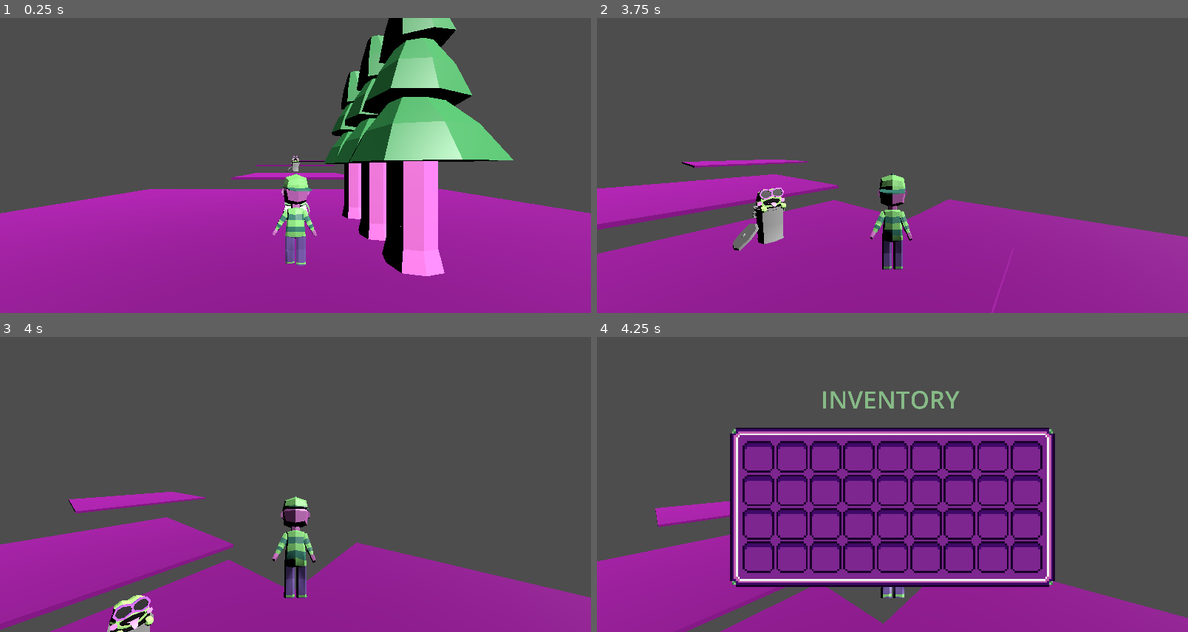
Above: before the commit, frames 1-4 (two rows, left to right).
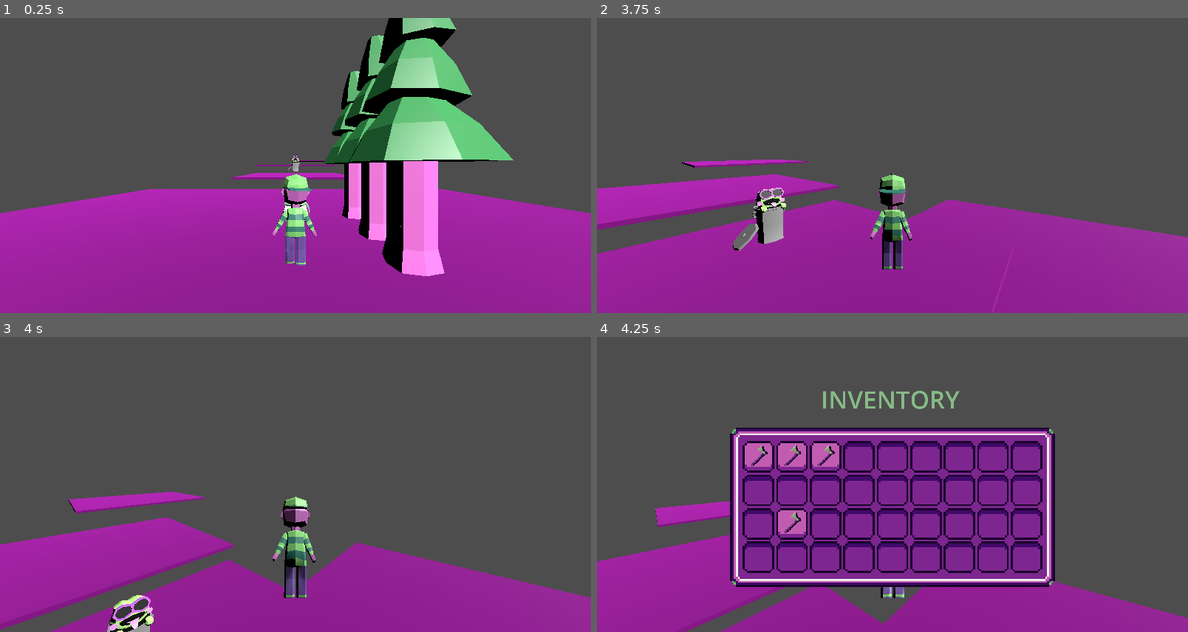
Above: after the commit, the same moments.

Repository: b4k4kozmo/KatsuBoy3D
Game: Godot game, scene res://Main.tscn
The game is run twice, just before and just after one commit, with the same random seed, the same clock (stepped at 60 frames per second) and the same inputs.
Inputs (mouse positions are in pixels of both pictures, inside the frame that each line leads up to):
- Up to frame 1 (0.25 s): no input
- Up to frame 2 (3.75 s): tap Enter (attack) at 0.5, 1.35 s; move the mouse to (922, 165) at 0.52 s; hold W (move_forward) from 0.53 s (still down); right-click (922, 165) at 0.6 s; tap Space (jump) at 0.77, 1.52, 3.02 s; move the mouse to (862, 165) at 1.27 s; move the mouse to (904, 159) at 2.02 s; tap E (interact) at 2.1 s; move the mouse to (886, 171) at 2.77 s; tap Shift (run) at 2.85 s; move the mouse to (933, 168) at 3.52 s; hold = (zoom_in) from 3.53 s (still down)
- Up to frame 3 (4 s): keep holding W (move_forward); keep holding = (zoom_in); tap Space (jump) at 3.77 s
- Up to frame 4 (4.25 s): keep holding W (move_forward); keep holding = (zoom_in); tap I (toggle_inventory) at 4.15 s

Frames 1-3 are identical in both runs. In frame 4, 1.4% of the frame differs, in the area x 25-41%, y 36-67%.

Commit message:
added features
inventory system set up inventory items universal to player and ui and anything that inherits the inventory. Inventory also shows items in inventory menus

Diff:
--- /dev/null
+++ b/Collectable.gd
@@ -0,0 +1,4 @@
+extends Area3D
+
+func collect():
+	$"..".queue_free()
--- /dev/null
+++ b/Collectable.tscn
@@ -0,0 +1,18 @@
+[gd_scene load_steps=3 format=3 uid="uid://c1col67s1uiet"]
+
+[ext_resource type="Script" path="res://Collectable.gd" id="1_5uinw"]
+
+[sub_resource type="SphereShape3D" id="SphereShape3D_csetv"]
+resource_local_to_scene = true
+
+[node name="Collectable" type="Node3D"]
+
+[node name="Area3D" type="Area3D" parent="." groups=["collectable"]]
+collision_layer = 32
+collision_mask = 0
+script = ExtResource("1_5uinw")
+
+[node name="CollisionShape3D" type="CollisionShape3D" parent="Area3D"]
+shape = SubResource("SphereShape3D_csetv")
+
+[node name="MeshInstance3D" type="MeshInstance3D" parent="Area3D"]
--- /dev/null
+++ b/Inventory/Inventory.gd
@@ -0,0 +1,5 @@
+extends Resource
+
+class_name Inventory
+
+@export var items: Array[InventoryItem]
--- /dev/null
+++ b/Inventory/InventoryItem.gd
@@ -0,0 +1,6 @@
+extends Resource
+
+class_name InventoryItem
+
+@export var name: String = ""
+@export var texture: Texture2D
--- /dev/null
+++ b/Inventory/Items/KamiAxe.tres
@@ -0,0 +1,9 @@
+[gd_resource type="Resource" script_class="InventoryItem" load_steps=3 format=3 uid="uid://bqdjlj14d3kfn"]
+
+[ext_resource type="Script" path="res://Inventory/InventoryItem.gd" id="1_u4q2b"]
+[ext_resource type="Texture2D" uid="uid://cl1xjs7fvck4p" path="res://Art/kamiAxeIcon.png" id="2_s08i3"]
+
+[resource]
+script = ExtResource("1_u4q2b")
+name = "KamiAxe"
+texture = ExtResource("2_s08i3")
--- /dev/null
+++ b/Inventory/PlayerInventory.tres
@@ -0,0 +1,8 @@
+[gd_resource type="Resource" script_class="Inventory" load_steps=3 format=3 uid="uid://b76pq1ycgbhoe"]
+
+[ext_resource type="Resource" uid="uid://bqdjlj14d3kfn" path="res://Inventory/Items/KamiAxe.tres" id="1_hblar"]
+[ext_resource type="Script" path="res://Inventory/Inventory.gd" id="2_qwk4w"]
+
+[resource]
+script = ExtResource("2_qwk4w")
+items = Array[Resource("res://Inventory/InventoryItem.gd")]([ExtResource("1_hblar"), ExtResource("1_hblar"), ExtResource("1_hblar"), null, null, null, null, null, null, null, null, null, null, null, null, null, null, null, null, ExtResource("1_hblar"), null, null, null, null, null, null, null, null, null, null, null, null, null, null, null, null])
--- a/InventoryGui.gd
+++ b/InventoryGui.gd
@@ -4,6 +4,16 @@
 signal closed
 
 var isOpen: bool = false
+
+@onready var inventory: Inventory = preload("res://Inventory/PlayerInventory.tres")
+@onready var slots: Array = $NinePatchRect/GridContainer.get_children()
+
+func _ready():
+	update()
+
+func update():
+	for i in range(min(inventory.items.size(), slots.size())):
+			slots[i].update(inventory.items[i])
 
 func open():
 	visible = true
--- /dev/null
+++ b/KamiAxe.gd
@@ -0,0 +1,8 @@
+extends "res://Collectable.gd"
+
+@onready var animation = $MeshInstance3D/woodsmansaxe/AnimationPlayer
+
+func collect():
+	animation.play("spin")
+	await animation.animation_finished
+	super.collect()
--- /dev/null
+++ b/KamiAxe.tscn
@@ -0,0 +1,62 @@
+[gd_scene load_steps=8 format=3 uid="uid://bch1iit73tsb5"]
+
+[ext_resource type="PackedScene" uid="uid://c1col67s1uiet" path="res://Collectable.tscn" id="1_nw412"]
+[ext_resource type="PackedScene" uid="uid://dkiirydsvrt45" path="res://Art/woodsmansaxe.glb" id="2_rpbpe"]
+[ext_resource type="Script" path="res://KamiAxe.gd" id="2_w0tob"]
+
+[sub_resource type="SphereShape3D" id="SphereShape3D_kdax4"]
+resource_local_to_scene = true
+radius = 2.37753
+
+[sub_resource type="Animation" id="Animation_2f437"]
+resource_name = "spin"
+tracks/0/type = "value"
+tracks/0/imported = false
+tracks/0/enabled = true
+tracks/0/path = NodePath(".:rotation")
+tracks/0/interp = 1
+tracks/0/loop_wrap = true
+tracks/0/keys = {
+"times": PackedFloat32Array(0, 1),
+"transitions": PackedFloat32Array(1, 1),
+"update": 0,
+"values": [Vector3(0, 0, 0), Vector3(3.48787e-16, 18.8496, 3.48787e-16)]
+}
+
+[sub_resource type="Animation" id="Animation_naska"]
+length = 0.001
+tracks/0/type = "value"
+tracks/0/imported = false
+tracks/0/enabled = true
+tracks/0/path = NodePath(".:rotation")
+tracks/0/interp = 1
+tracks/0/loop_wrap = true
+tracks/0/keys = {
+"times": PackedFloat32Array(0),
+"transitions": PackedFloat32Array(1),
+"update": 0,
+"values": [Vector3(0, 0, 0)]
+}
+
+[sub_resource type="AnimationLibrary" id="AnimationLibrary_m2j0a"]
+_data = {
+"RESET": SubResource("Animation_naska"),
+"spin": SubResource("Animation_2f437")
+}
+
+[node name="KamiAxe" instance=ExtResource("1_nw412")]
+
+[node name="Area3D" parent="." index="0"]
+script = ExtResource("2_w0tob")
+
+[node name="CollisionShape3D" parent="Area3D" index="0"]
+transform = Transform3D(1, 0, 0, 0, 1, 0, 0, 0, 1, 0, 1.81774, 0)
+shape = SubResource("SphereShape3D_kdax4")
+
+[node name="woodsmansaxe" parent="Area3D/MeshInstance3D" index="0" instance=ExtResource("2_rpbpe")]
+transform = Transform3D(0.15, 0, 0, 0, 0.15, 0, 0, 0, 0.15, 0, 3.32178, 0)
+
+[node name="AnimationPlayer" type="AnimationPlayer" parent="Area3D/MeshInstance3D/woodsmansaxe" index="1"]
+libraries = {
+"": SubResource("AnimationLibrary_m2j0a")
+}
--- a/Player.tscn
+++ b/Player.tscn
@@ -1,7 +1,8 @@
-[gd_scene load_steps=8 format=3 uid="uid://d2r0vwmkgn62w"]
+[gd_scene load_steps=10 format=3 uid="uid://d2r0vwmkgn62w"]
 
 [ext_resource type="Script" path="res://Player/Player.gd" id="1_alia7"]
 [ext_resource type="PackedScene" uid="uid://dwb0s1kdsy4yv" path="res://Player/KatsuAnimation.tscn" id="2_gqlfo"]
+[ext_resource type="Resource" uid="uid://b76pq1ycgbhoe" path="res://Inventory/PlayerInventory.tres" id="3_g4qrl"]
 [ext_resource type="Script" path="res://Player/CameraController.gd" id="3_m5t11"]
 [ext_resource type="PackedScene" uid="uid://ng6cxy5enkei" path="res://Shuriken.tscn" id="4_e3nfu"]
 
@@ -16,11 +17,16 @@
 height = 5.13352
 radius = 2.28533
 
+[sub_resource type="CapsuleShape3D" id="CapsuleShape3D_bxnbf"]
+radius = 5.75381
+height = 11.7411
+
 [node name="Player" type="CharacterBody3D" groups=["player"]]
 collision_mask = 10
 script = ExtResource("1_alia7")
 fall_acceleration = 77
 Projectile = ExtResource("4_e3nfu")
+inventory = ExtResource("3_g4qrl")
 
 [node name="Pivot" type="Node3D" parent="."]
 transform = Transform3D(1, -3.48787e-16, 3.48787e-16, 3.48787e-16, 1, -3.48787e-16, -3.48787e-16, 3.48787e-16, 1, 0, 0, 0)
@@ -78,8 +84,7 @@
 shape = SubResource("CylinderShape3D_0wbdt")
 
 [node name="MobDetector" type="Area3D" parent="."]
-collision_layer = 0
-collision_mask = 4
+collision_mask = 36
 
 [node name="CollisionShape3D" type="CollisionShape3D" parent="MobDetector"]
 transform = Transform3D(1, 0, 0, 0, 1, 0, 0, 0, 1, 0, 4.45705, 0)
@@ -91,11 +96,19 @@
 [node name="InvincibilityTimer" type="Timer" parent="."]
 wait_time = 0.5
 
+[node name="CollectableDetector" type="Area3D" parent="."]
+collision_mask = 32
+
+[node name="CollisionShape3D" type="CollisionShape3D" parent="CollectableDetector"]
+transform = Transform3D(1, 0, 0, 0, 1, 0, 0, 0, 1, 0, 4.27511, 0)
+shape = SubResource("CapsuleShape3D_bxnbf")
+
 [connection signal="body_entered" from="NpcDetector" to="." method="_on_npc_detector_body_entered"]
 [connection signal="body_exited" from="NpcDetector" to="." method="_on_npc_detector_body_exited"]
 [connection signal="body_entered" from="MobDetector" to="." method="_on_mob_detector_body_entered"]
 [connection signal="body_exited" from="MobDetector" to="." method="_on_mob_detector_body_exited"]
 [connection signal="timeout" from="ProjectileCoolDown" to="." method="_on_projectile_cool_down_timeout"]
 [connection signal="timeout" from="InvincibilityTimer" to="." method="_on_invincibility_timer_timeout"]
+[connection signal="area_entered" from="CollectableDetector" to="." method="_on_collectable_detector_area_entered"]
 
 [editable path="Pivot/KatsuBoi_anim"]
--- a/Player/Player.gd
+++ b/Player/Player.gd
@@ -7,6 +7,8 @@
 @export var jump_impulse = 33
 @export var fall_acceleration = 50
 @export var Projectile : PackedScene
+
+@export var inventory: Inventory
 
 var mobKnockBack = 0
 var currentEnemy
@@ -178,3 +180,9 @@
 
 func _on_invincibility_timer_timeout():
 	invincible = false
+
+
+func _on_collectable_detector_area_entered(area):
+	print_debug(area)
+	if area.has_method("collect"):
+		area.collect()
--- /dev/null
+++ b/Slot.gd
@@ -0,0 +1,13 @@
+extends Panel
+
+@onready var backgroundSprite: Sprite2D = $Background
+@onready var itemSprite: Sprite2D = $CenterContainer/Panel/Item
+
+func update(item: InventoryItem):
+	if !item:
+		backgroundSprite.frame = 0
+		itemSprite.visible = false
+	else:
+		backgroundSprite.frame = 1
+		itemSprite.visible = true
+		itemSprite.texture = item.texture
--- a/Slot.tscn
+++ b/Slot.tscn
@@ -1,14 +1,28 @@
-[gd_scene load_steps=2 format=3 uid="uid://b104xa6lg6s6e"]
+[gd_scene load_steps=3 format=3 uid="uid://b104xa6lg6s6e"]
 
 [ext_resource type="Texture2D" uid="uid://b6ixubsf27dlr" path="res://Art/InventorySlot.png" id="1_opdsh"]
+[ext_resource type="Script" path="res://Slot.gd" id="1_ya2rc"]
 
 [node name="Slot" type="Panel"]
 self_modulate = Color(1, 1, 1, 0)
 custom_minimum_size = Vector2(128, 128)
 offset_right = 128.0
 offset_bottom = 128.0
+script = ExtResource("1_ya2rc")
 
-[node name="Sprite2D" type="Sprite2D" parent="."]
+[node name="Background" type="Sprite2D" parent="."]
 texture = ExtResource("1_opdsh")
 centered = false
 vframes = 2
+
+[node name="CenterContainer" type="CenterContainer" parent="."]
+custom_minimum_size = Vector2(128, 128)
+layout_mode = 0
+offset_right = 128.0
+offset_bottom = 128.0
+
+[node name="Panel" type="Panel" parent="CenterContainer"]
+layout_mode = 2
+
+[node name="Item" type="Sprite2D" parent="CenterContainer/Panel"]
+position = Vector2(2.08165e-12, 2.08165e-12)
--- a/level0.tscn
+++ b/level0.tscn
@@ -1,9 +1,10 @@
-[gd_scene load_steps=8 format=3 uid="uid://cmnob5au0h6p5"]
+[gd_scene load_steps=9 format=3 uid="uid://cmnob5au0h6p5"]
 
 [ext_resource type="PackedScene" uid="uid://d2r0vwmkgn62w" path="res://Player.tscn" id="1_f0o84"]
 [ext_resource type="PackedScene" uid="uid://cm5lx7lkd4y7s" path="res://Environment/StaticTree.tscn" id="2_i87kr"]
 [ext_resource type="PackedScene" uid="uid://bkwj10icxt5ny" path="res://Snome.tscn" id="3_22553"]
 [ext_resource type="PackedScene" uid="uid://bam1sqaulnsd" path="res://Frogness.tscn" id="4_dhnip"]
+[ext_resource type="PackedScene" uid="uid://bch1iit73tsb5" path="res://KamiAxe.tscn" id="5_4ed2f"]
 
 [sub_resource type="BoxShape3D" id="BoxShape3D_frqal"]
 size = Vector3(120, 2, 120)
@@ -97,3 +98,8 @@
 
 [node name="Frogness" parent="NPCs" instance=ExtResource("4_dhnip")]
 transform = Transform3D(1, 0, 0, 0, 1, 0, 0, 0, 1, 0, 7.15734, -57.7404)
+
+[node name="Items" type="Node3D" parent="."]
+
+[node name="KamiAxe" parent="Items" instance=ExtResource("5_4ed2f")]
+transform = Transform3D(1, 0, 0, 0, 1, 0, 0, 0, 1, 0, 2.2025, 17.7207)
--- a/project.godot
+++ b/project.godot
@@ -101,6 +101,7 @@
 3d_physics/layer_3="enemy"
 3d_physics/layer_4="world"
 3d_physics/layer_5="weapons"
+3d_physics/layer_6="collectables"
 
 [rendering]
 
Binary file added: Art/kamiAxeIcon.png
Not shown, added: Art/kamiAxeIcon.png.import
Binary file added: Art/woodsmansaxe.glb
Not shown, added: Art/woodsmansaxe.glb.import
